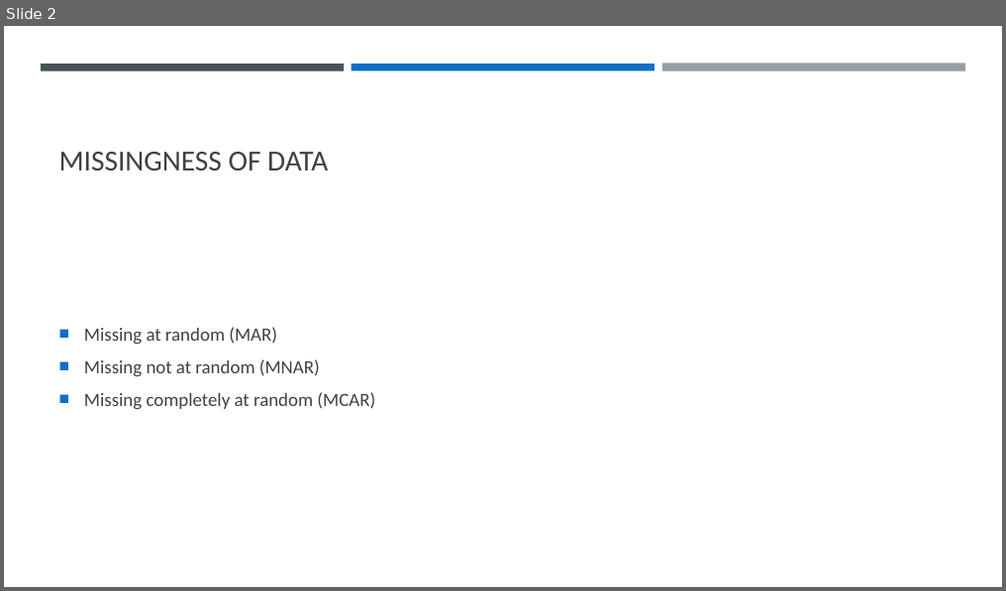
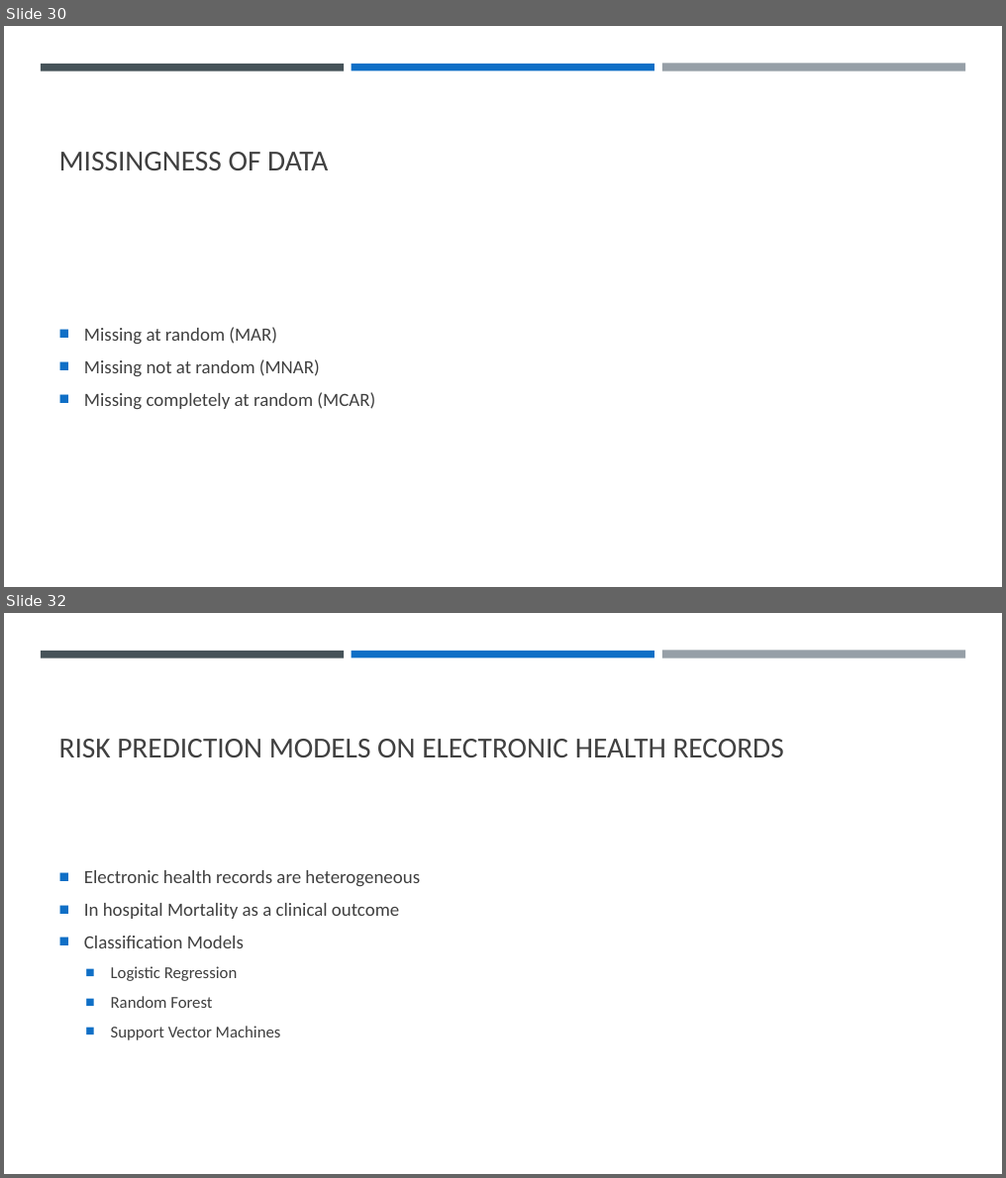
Before and after one commit to llhtoby/MIMIC-III-ML, a slide deck: presentation/Final Presentation.pptx. Shown one above the other, each under a label of ours: slide 2 before the commit, slides 30 and 32 after it; the slides between them are not shown. The pictures are 1006x591 and 1006x1178 pixels, drawn with LibreOffice and Linux fonts; fonts in the diff are those of the drawing. Boxes give left, top, right and bottom in pixels: in the first picture for what was removed or moved away, otherwise in the second. Text is boxed around its words. In the diff, an @@ line names an element or a change of style, - is before the commit and + after.

```diff
--- a/presentation/Final Presentation.pptx
+++ b/presentation/Final Presentation.pptx
@@ slide 32 added at [4,613,1002,1174], background #FFFFFF; not listed: 3 template elements that a slide beside it also shows @@
@@ title added at [59,739,784,758], 28 pt, text #404040 @@
+RISK PREDICTION MODELS ON ELECTRONIC HEALTH RECORDS
@@ text added at [84,870,420,1041], 18 pt, text #404040 @@
+■ Electronic health records are heterogeneous
+■ In hospital Mortality as a clinical outcome
+■ Classification Models
+  ■ Logistic Regression
+  ■ Random Forest
+  ■ Support Vector Machines
@@ what was slide 2 is now slide 30 @@
```
Also in this commit, not shown: 5 slides changed, 19 other slides added, 8 slides removed, 49 other files.
